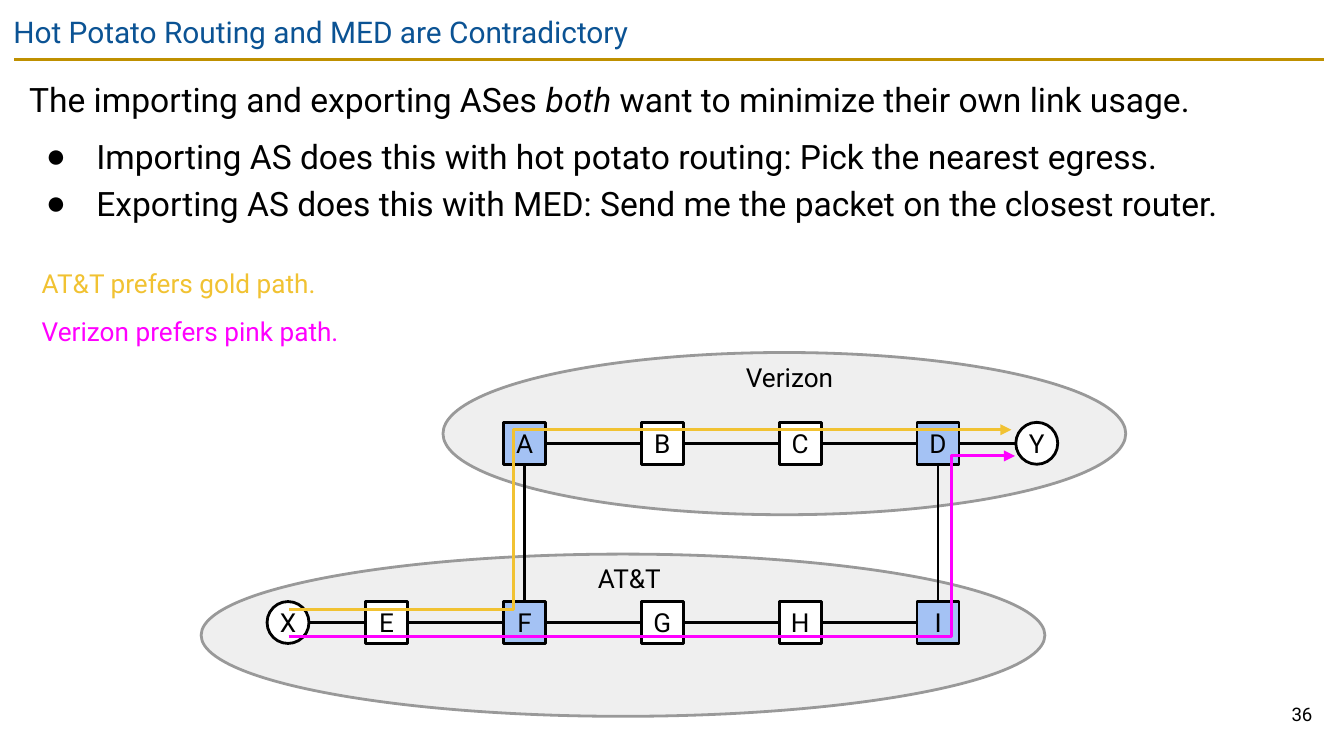
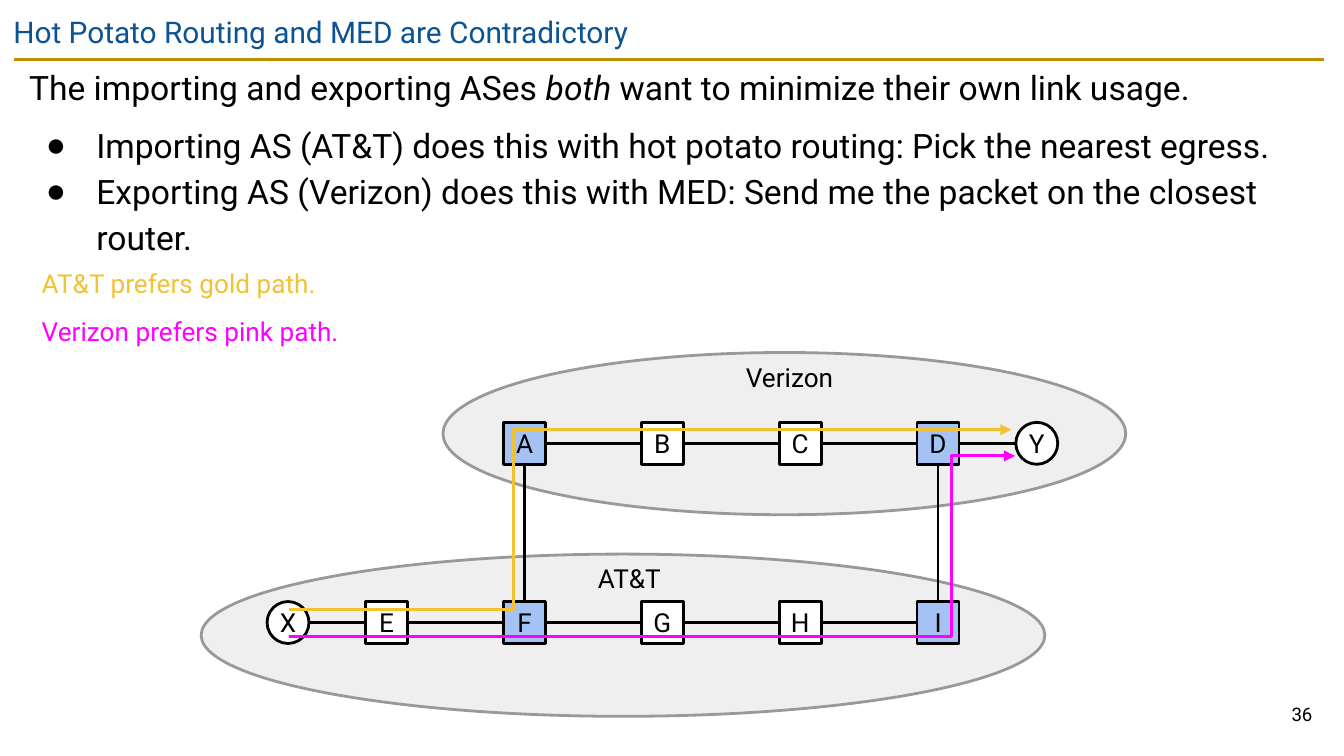
Before and after one commit to guhofstra/CSC175Sp26, a slide deck: slide 36 of PPTs/Lecture 9 - BGP Implementation and IP Header.pptx. Drawn at 1344x756 pixels with LibreOffice and Linux fonts; fonts in the diff are those of the drawing. Boxes give left, top, right and bottom in pixels: in the first picture for what was removed or moved away, otherwise in the second. Text is boxed around its words. In the diff, an @@ line names an element or a change of style, - is before the commit and + after.

```diff
--- a/PPTs/Lecture 9 - BGP Implementation and IP Header.pptx
+++ b/PPTs/Lecture 9 - BGP Implementation and IP Header.pptx
@@ text "The importing and exporting ASes ...": place and size @@
-text "The importing and exporting ASes ..." at box(29, 86, 1218, 223)
+text "The importing and exporting ASes ..." at box(29, 74, 1269, 251)
@@ text at box(96, 131, 1269, 251): text changed @@
-● Importing AS does this with hot potato routing: Pick the nearest egress.
-● Exporting AS does this with MED: Send me the packet on the closest router.
+● Importing AS (AT&T) does this with hot potato routing: Pick the nearest egress.
+● Exporting AS (Verizon) does this with MED: Send me the packet on the closest router.
```
Also in this commit, not shown: 4 other slides changed, 1 other file.
